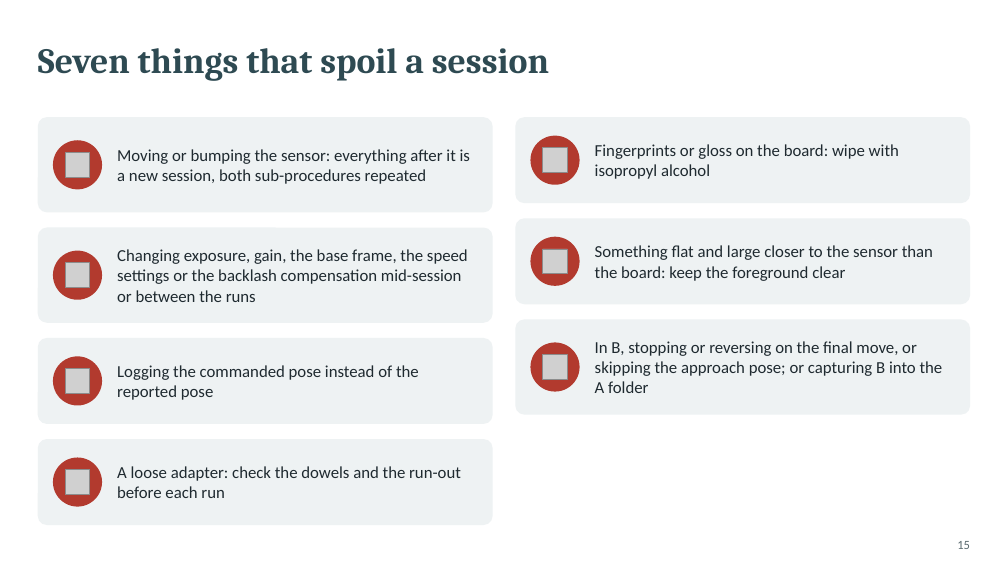
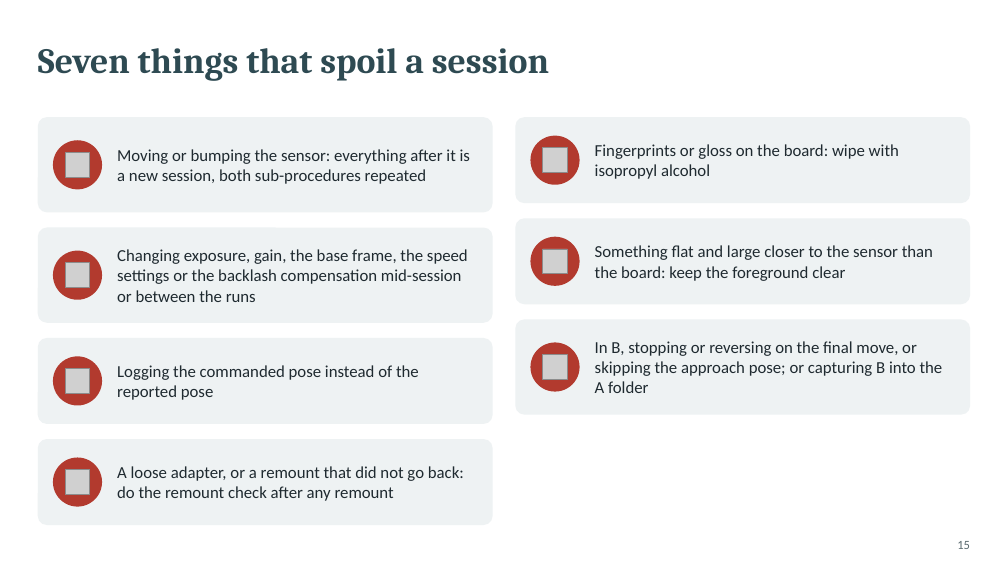
Before and after one commit to glibertyreach/plane_plane_registration, a slide deck: slide 15 of docs/presentations/registration_test_procedure.pptx. Drawn at 1008x567 pixels with LibreOffice and Linux fonts; fonts in the diff are those of the drawing; grey boxes stand for pictures. Boxes give left, top, right and bottom in pixels: in the first picture for what was removed or moved away, otherwise in the second. Text is boxed around its words. In the diff, an @@ line names an element or a change of style, - is before the commit and + after.

```diff
--- a/docs/presentations/registration_test_procedure.pptx
+++ b/docs/presentations/registration_test_procedure.pptx
@@ text at [117, 466, 464, 501]: text changed @@
-A loose adapter: check the dowels and the run-out before each run
+A loose adapter, or a remount that did not go back: do the remount check after any remount
```
Also in this commit, not shown: 1 other slide changed, 10 other files.
